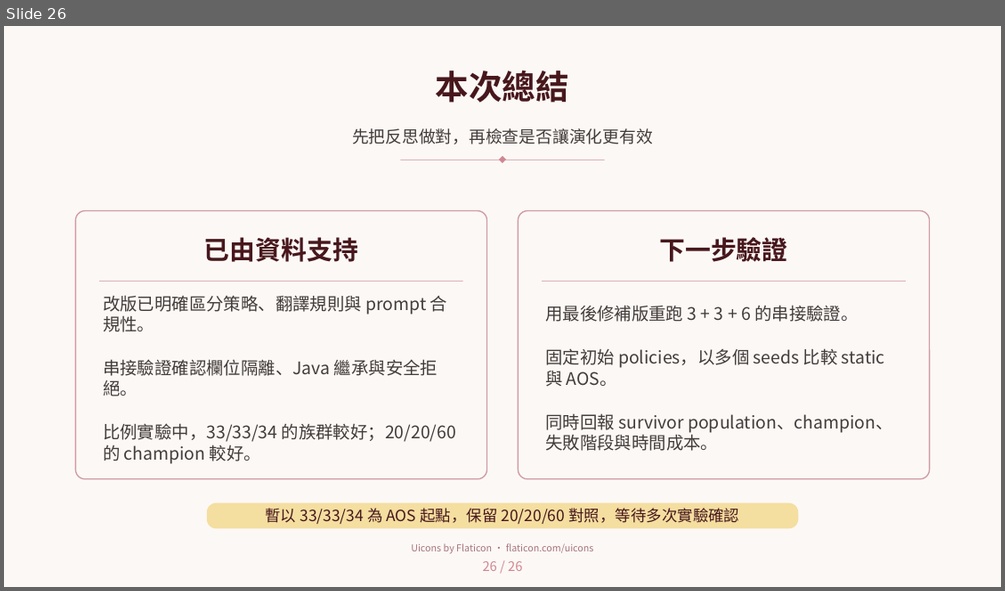
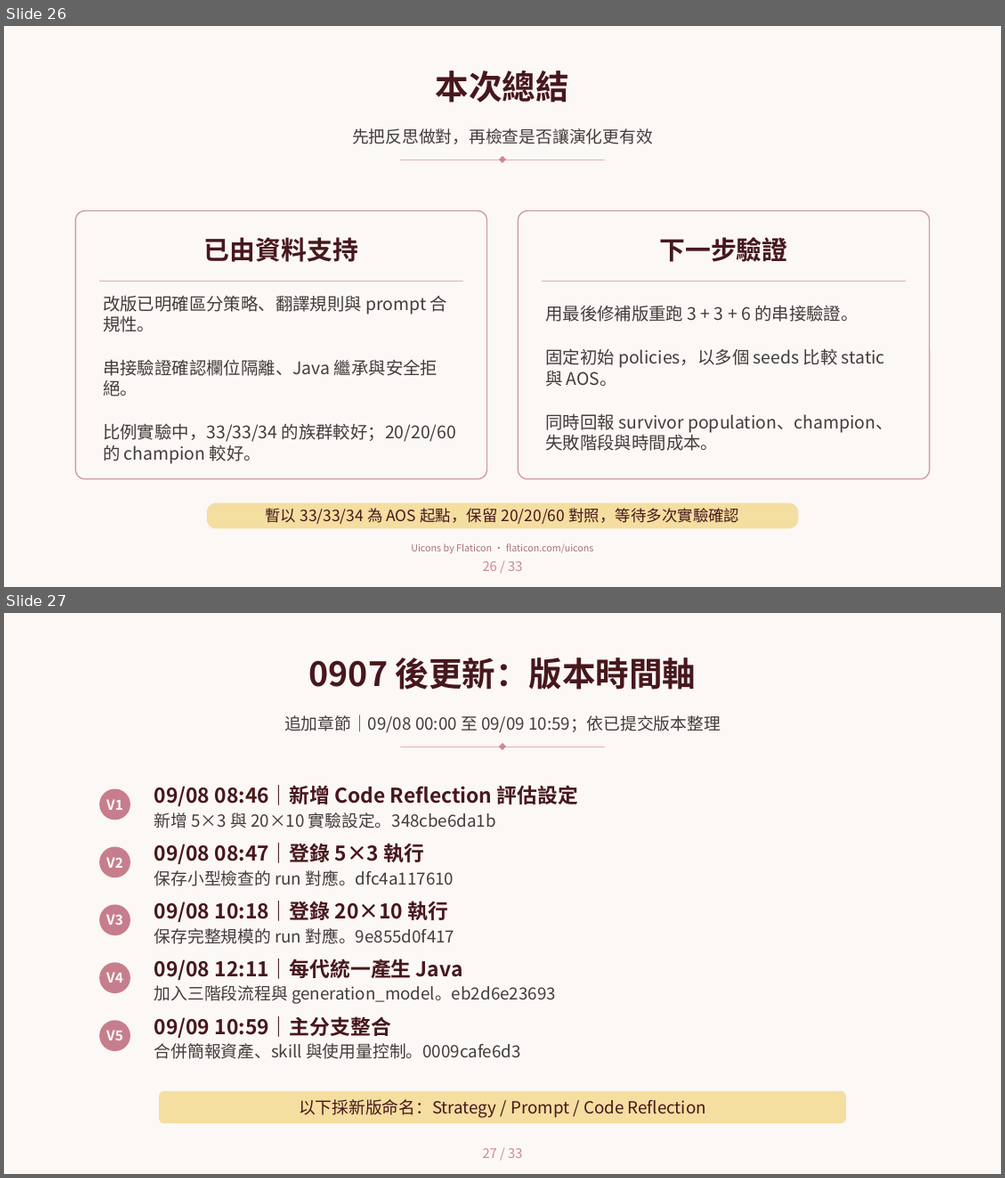
Before and after one commit to sophie8909/EAGLE, a slide deck: Meeting/20260910_eagle_progress.pptx. Shown one above the other, each under a label of ours: slide 26 before the commit, slides 26 and 27 after it. The pictures are 1005x591 and 1005x1178 pixels, drawn with LibreOffice and Linux fonts; fonts in the diff are those of the drawing; background and template pictures are left out. Boxes give left, top, right and bottom in pixels: in the first picture for what was removed or moved away, otherwise in the second. Text is boxed around its words. In the diff, an @@ line names an element or a change of style, - is before the commit and + after.

```diff
--- a/Meeting/20260910_eagle_progress.pptx
+++ b/Meeting/20260910_eagle_progress.pptx
@@ slide 27 added at (x1=4, y1=613, x2=1001, y2=1174), background #FCF8F5; not listed: 2 template elements that a slide beside it also shows @@
@@ title added at (x1=309, y1=657, x2=696, y2=690), 42 pt, text #47171C, bold @@
+0907 後更新：版本時間軸
@@ subtitle added at (x1=284, y1=714, x2=720, y2=733), 21 pt, text #423C3B @@
+追加章節｜09/08 00:00 至 09/09 10:59；依已提交版本整理
@@ ellipse added at (x1=99, y1=788, x2=130, y2=819), fill #C77E8C @@
@@ text added at (x1=106, y1=799, x2=123, y2=810), 17.2 pt, text #FFFFFF, bold @@
+V1
@@ text added at (x1=154, y1=785, x2=578, y2=806), 25.5 pt, text #47171C, bold @@
+09/08 08:46｜新增 Code Reflection 評估設定
@@ text added at (x1=154, y1=812, x2=496, y2=828), 21 pt, text #423C3B @@
+新增 5×3 與 20×10 實驗設定。348cbe6da1b
@@ ellipse added at (x1=99, y1=846, x2=130, y2=877), fill #C77E8C @@
@@ text added at (x1=154, y1=843, x2=425, y2=864), 25.5 pt, text #47171C, bold @@
+09/08 08:47｜登錄 5×3 執行
@@ text added at (x1=106, y1=857, x2=123, y2=868), 17.2 pt, text #FFFFFF, bold @@
+V2
@@ text added at (x1=154, y1=870, x2=454, y2=886), 21 pt, text #423C3B @@
+保存小型檢查的 run 對應。dfc4a117610
@@ ellipse added at (x1=99, y1=904, x2=130, y2=935), fill #C77E8C @@
@@ text added at (x1=154, y1=900, x2=449, y2=922), 25.5 pt, text #47171C, bold @@
+09/08 10:18｜登錄 20×10 執行
@@ text added at (x1=106, y1=914, x2=123, y2=925), 17.2 pt, text #FFFFFF, bold @@
+V3
@@ text added at (x1=154, y1=928, x2=455, y2=944), 21 pt, text #423C3B @@
+保存完整規模的 run 對應。9e855d0f417
@@ text added at (x1=154, y1=958, x2=462, y2=980), 25.5 pt, text #47171C, bold @@
+09/08 12:11｜每代統一產生 Java
@@ ellipse added at (x1=99, y1=962, x2=130, y2=993), fill #C77E8C @@
@@ text added at (x1=106, y1=972, x2=123, y2=982), 17.2 pt, text #FFFFFF, bold @@
+V4
@@ text added at (x1=154, y1=985, x2=556, y2=1004), 21 pt, text #423C3B @@
+加入三階段流程與 generation_model。eb2d6e23693
@@ ellipse added at (x1=99, y1=1020, x2=130, y2=1051), fill #C77E8C @@
@@ text added at (x1=106, y1=1030, x2=123, y2=1040), 17.2 pt, text #FFFFFF, bold @@
+V5
@@ text added at (x1=154, y1=1016, x2=391, y2=1038), 25.5 pt, text #47171C, bold @@
+09/09 10:59｜主分支整合
@@ text added at (x1=154, y1=1043, x2=521, y2=1059), 21 pt, text #423C3B @@
+合併簡報資產、skill 與使用量控制。0009cafe6d3
@@ rounded rectangle added at (x1=159, y1=1091, x2=846, y2=1123), fill #F4DEA0 @@
@@ text added at (x1=299, y1=1099, x2=706, y2=1118), 21 pt, text #47171C @@
+以下採新版命名：Strategy / Prompt / Code Reflection
@@ text added at (x1=483, y1=1148, x2=522, y2=1158), 16.5 pt, text #CF8792 @@
+27 / 33
@@ slide 26 changed as well @@
@@ text at (x1=483, y1=561, x2=522, y2=571): text changed @@
-26 / 26
+26 / 33
```
Also in this commit, not shown: 25 other slides changed, 6 other slides added.
